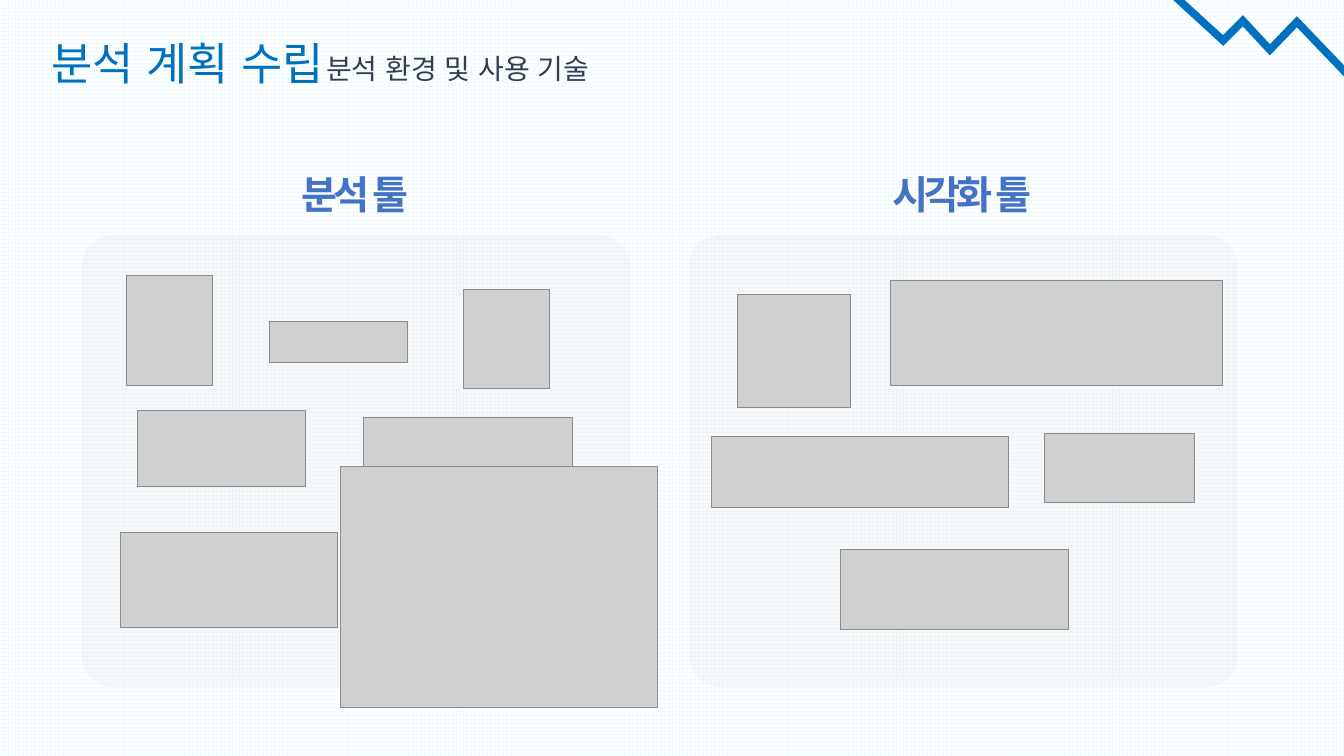
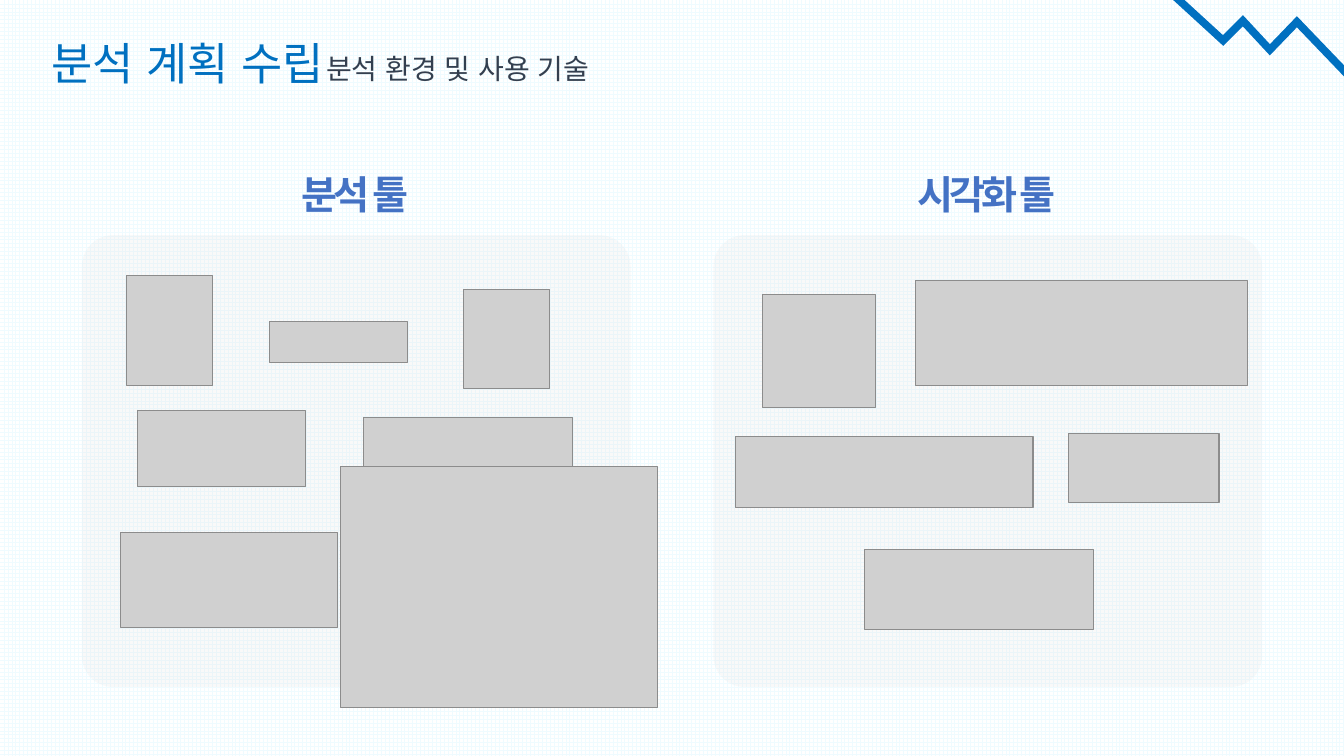
Before and after one commit to tooha289/TeamFightTactics, a slide deck: slide 4 of document/데이터 분석(시각화)/TFT 게임 전 서버 Top10 플레이어 매치 데이터 분석.pptx. Drawn at 1344x756 pixels with LibreOffice and Linux fonts; fonts in the diff are those of the drawing; grey boxes stand for pictures. Boxes give left, top, right and bottom in pixels: in the first picture for what was removed or moved away, otherwise in the second. Text is boxed around its words. In the diff, an @@ line names an element or a change of style, - is before the commit and + after.

```diff
--- a/document/데이터 분석(시각화)/TFT 게임 전 서버 Top10 플레이어 매치 데이터 분석.pptx
+++ b/document/데이터 분석(시각화)/TFT 게임 전 서버 Top10 플레이어 매치 데이터 분석.pptx
@@ 5 pictures, 1 text, 1 rounded rectangle: place and size @@
-5 pictures, 1 text, 1 rounded rectangle at [689, 176, 1237, 687]
+5 pictures, 1 text, 1 rounded rectangle at [714, 176, 1262, 687]
```
Also in this commit, not shown: 19 other slides changed, 3 slides added, 2 slides removed, 2 other files.
